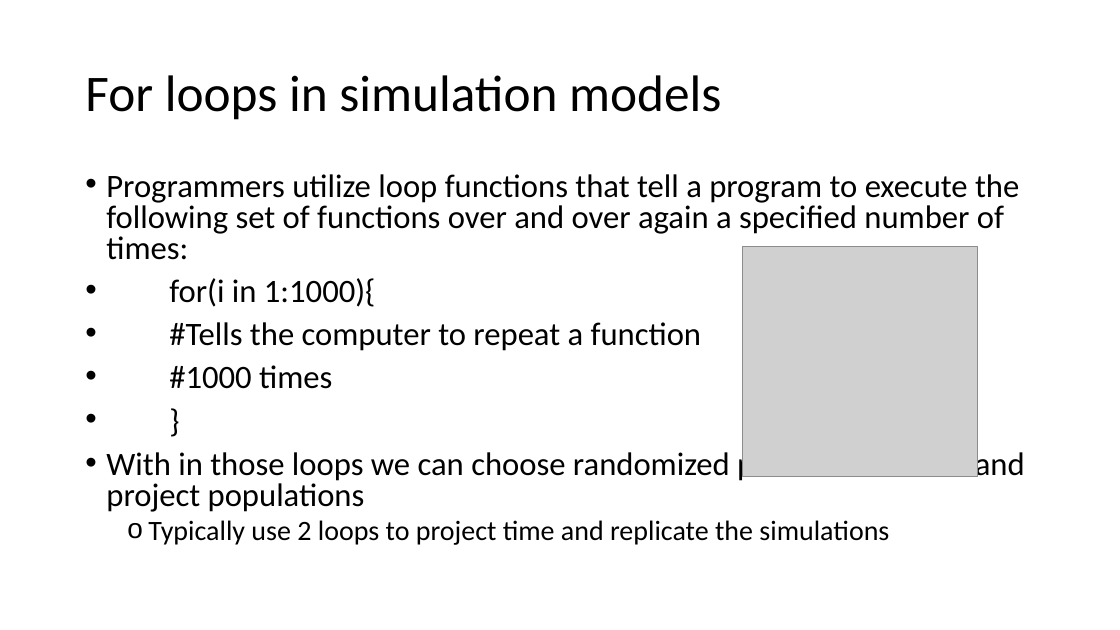
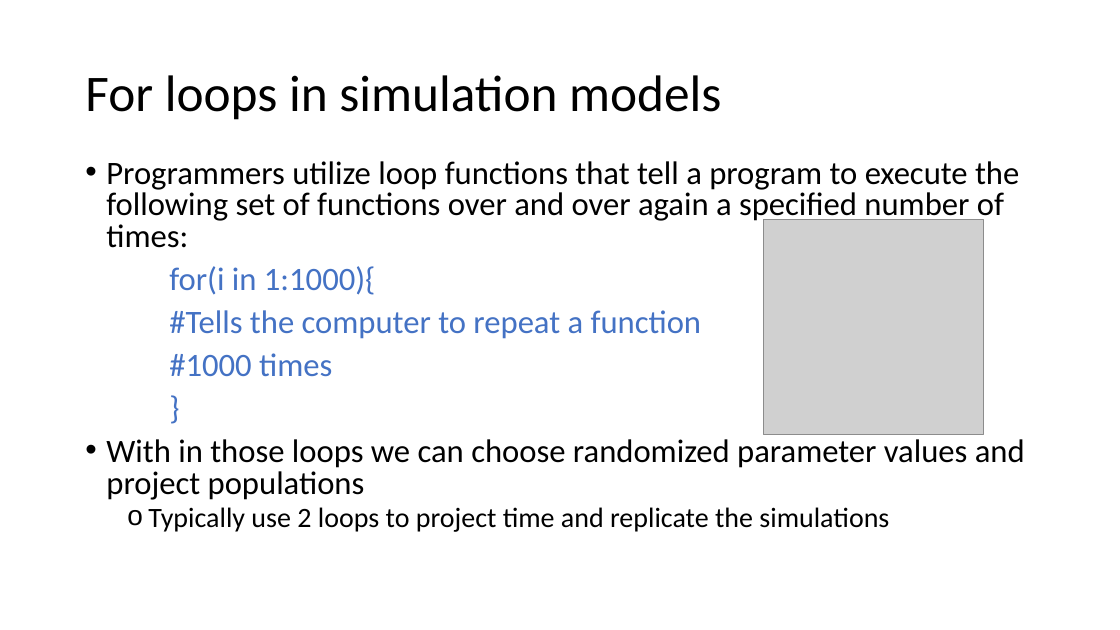
Before and after one commit to ssa200/ssa200.github.io, a slide deck: slide 19 of static/lectures/SSA_Lecture9_MatrixDemPVA.pptx (slide 17 before the commit). Drawn at 1120x630 pixels with LibreOffice and Linux fonts; fonts in the diff are those of the drawing; grey boxes stand for pictures; background and template pictures are left out. Boxes give left, top, right and bottom in pixels: in the first picture for what was removed or moved away, otherwise in the second. Text is boxed around its words. In the diff, an @@ line names an element or a change of style, - is before the commit and + after.

```diff
--- a/static/lectures/SSA_Lecture9_MatrixDemPVA.pptx
+++ b/static/lectures/SSA_Lecture9_MatrixDemPVA.pptx
@@ text "Programmers utilize loop functions that ...": place and size @@
-text "Programmers utilize loop functions that ..." at (106, 174, 1025, 545)
+text "Programmers utilize loop functions that ..." at (106, 161, 1025, 532)
@@ picture: place and size @@
-picture at (743, 247, 978, 477)
+picture at (763, 219, 983, 434)
@@ text at (169, 266, 702, 377): text colour #000000 to #4472C4 in "for(i in 1:1000){", "#Tells the computer to repeat a function", "#1000 times", "}"; bullet • to none @@
```
Also in this commit, not shown: 22 other slides changed, 3 slides added, 1 slide removed, 14 other files.
